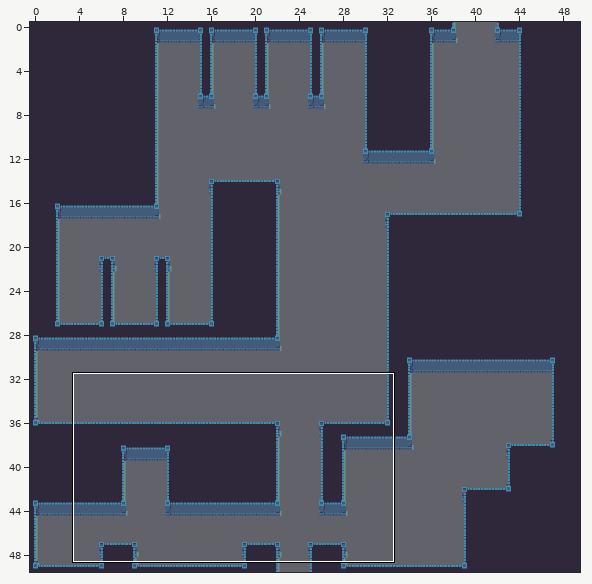
Two versions of a level (Tiled map, DunkleHeld/resources/levels/bare/level3_room1.tmx). The first picture is a wide view before the edit; the outline marks the close-up.
Close-up. As it was:
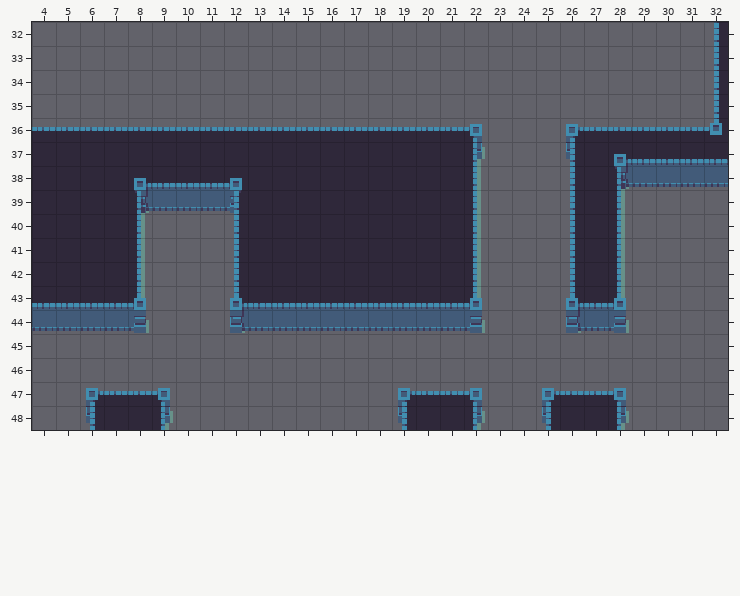
Cells are 16x16 px. Shown: x 4..32, y 32..48. The commit also changed other parts of the map, which this record leaves out.
Now the later version:
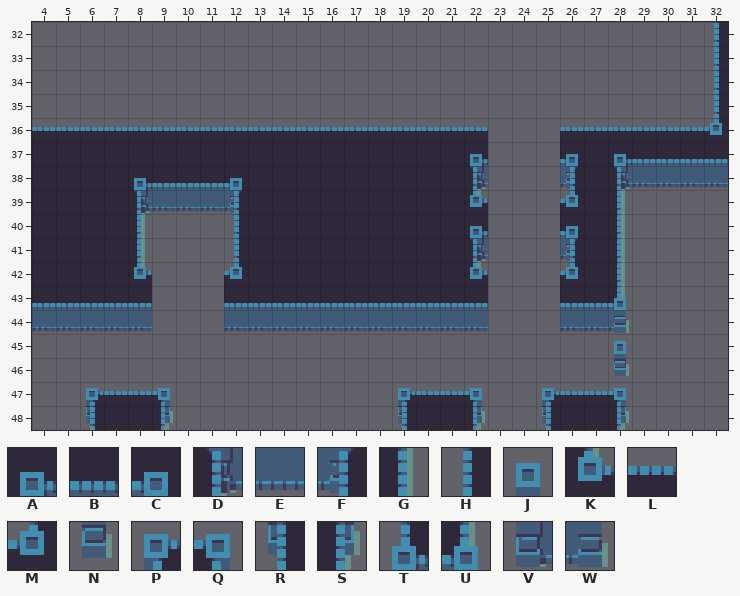
Key: from "tiles": A 3, B 4, C 5, D 9, E 10, F 11, G 15, H 17, J 20, K 21, L 22, M 23, N 26, P 32, Q 33, R 38, S 39, T 44, U 45, V 50, W 51.
_ is an empty cell.
Tiles replaced or removed in this view: G, H, P, Q, R, S, T, U, V, W.
What changed:
Changed rows in their new state; . is an unchanged cell.
Layer "Tiles":
first column x 8:
36 ..............L...L..
37 ..............A...C..
38 ..............D...F..
39 ..............K...M..
40 ..............A...C..
41 ..............D...F..
42 K...M.........K...M..
43 B...B.........B...B..
44 E...E.........E...E..
45 ....................J
46 ....................N
